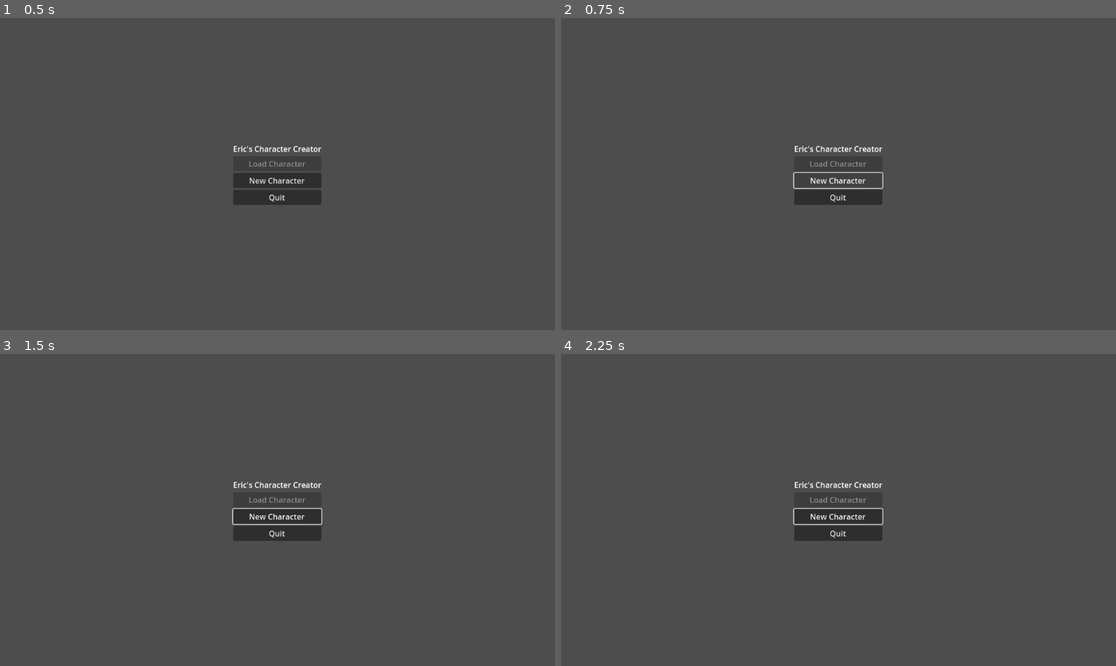
Above: before the commit, frames 1-4 (two rows, left to right).
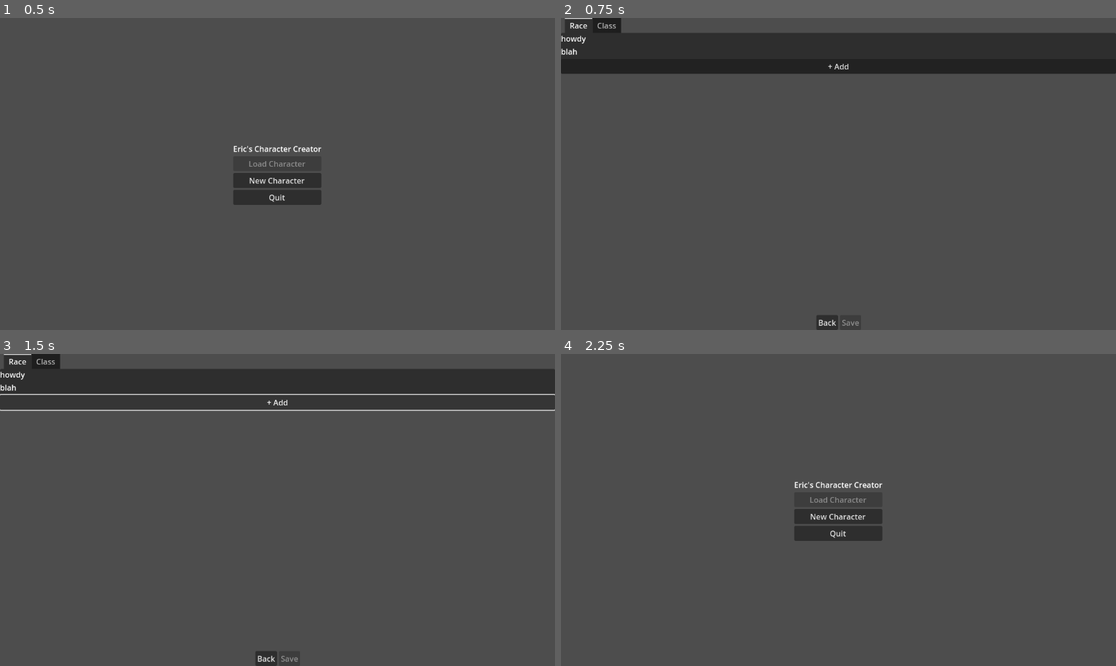
Above: after the commit, the same moments.

Repository: eodomo/Eric-s-Character-Creator
Game: Godot game, scene res://Scenes/main_menu.tscn
The game is run twice, just before and just after one commit, with the same random seed, the same clock (stepped at 60 frames per second) and the same inputs.
Inputs (mouse positions are in pixels of both pictures, inside the frame that each line leads up to):
- Up to frame 1 (0.5 s): no input
- Up to frame 2 (0.75 s): click "New Character" at 0.5 s
- Up to frame 3 (1.5 s): click (277, 403) at 1.25 s, where only the run after the commit has a clickable "+ Add"
- Up to frame 4 (2.25 s): click (827, 659) at 2 s, where only the run after the commit has a clickable "Back"

Frame 1 is identical in both runs. In frame 2, 15% of the frame differs, in the area x 0-100%, y 0-100%; in frame 3, 11%; in frame 4, 0.1%.

Commit message:
add new character scene

Diff:
--- a/Scenes/main_menu.tscn
+++ b/Scenes/main_menu.tscn
@@ -66,4 +66,5 @@
 text = "Quit"
 
 [connection signal="pressed" from="AspectRatioContainer/CenterContainer/VBoxContainer/LoadCharacterButton" to="." method="_on_load_character_button_pressed"]
+[connection signal="pressed" from="AspectRatioContainer/CenterContainer/VBoxContainer/NewCharacterButton" to="." method="_on_new_character_button_pressed"]
 [connection signal="pressed" from="AspectRatioContainer/CenterContainer/VBoxContainer/QuitButton" to="." method="_on_quit_button_pressed"]
--- /dev/null
+++ b/Scenes/new_character.tscn
@@ -0,0 +1,72 @@
+[gd_scene load_steps=2 format=3 uid="uid://breydukkc2w5q"]
+
+[ext_resource type="Script" path="res://Scripts/new_character.gd" id="1_8cbu6"]
+
+[node name="NewCharacter" type="Control"]
+layout_mode = 3
+anchors_preset = 15
+anchor_right = 1.0
+anchor_bottom = 1.0
+grow_horizontal = 2
+grow_vertical = 2
+script = ExtResource("1_8cbu6")
+
+[node name="TabContainer" type="TabContainer" parent="."]
+layout_mode = 1
+anchors_preset = 10
+anchor_right = 1.0
+offset_bottom = 116.0
+grow_horizontal = 2
+
+[node name="Race" type="VBoxContainer" parent="TabContainer"]
+layout_mode = 2
+
+[node name="Label" type="Label" parent="TabContainer/Race"]
+layout_mode = 2
+text = "howdy"
+
+[node name="Label2" type="Label" parent="TabContainer/Race"]
+layout_mode = 2
+text = "blah"
+
+[node name="AddRaceButton" type="Button" parent="TabContainer/Race"]
+layout_mode = 2
+text = "+ Add"
+
+[node name="Class" type="VBoxContainer" parent="TabContainer"]
+visible = false
+layout_mode = 2
+
+[node name="Button" type="Button" parent="TabContainer/Class"]
+layout_mode = 2
+text = "darn
+"
+
+[node name="MarginContainer" type="MarginContainer" parent="."]
+layout_mode = 1
+anchors_preset = 7
+anchor_left = 0.5
+anchor_top = 1.0
+anchor_right = 0.5
+anchor_bottom = 1.0
+offset_left = -46.5
+offset_top = -31.0
+offset_right = 46.5
+grow_horizontal = 2
+grow_vertical = 0
+size_flags_vertical = 8
+
+[node name="HBoxContainer" type="HBoxContainer" parent="MarginContainer"]
+layout_mode = 2
+alignment = 1
+
+[node name="BackButton" type="Button" parent="MarginContainer/HBoxContainer"]
+layout_mode = 2
+text = "Back"
+
+[node name="SaveButton" type="Button" parent="MarginContainer/HBoxContainer"]
+layout_mode = 2
+disabled = true
+text = "Save"
+
+[connection signal="pressed" from="MarginContainer/HBoxContainer/BackButton" to="." method="_on_back_button_pressed"]
--- a/Scripts/main_menu.gd
+++ b/Scripts/main_menu.gd
@@ -36,3 +36,7 @@
 			var button: Button = Button.new()
 			button.text = character
 			load_panel.get_node("LoadCharacterScrollContainer/VBoxContainer").add_child(button)
+
+func _on_new_character_button_pressed() -> void:
+	var new_character_scene: PackedScene = load("res://Scenes/new_character.tscn")
+	get_tree().change_scene_to_packed(new_character_scene)
--- /dev/null
+++ b/Scripts/new_character.gd
@@ -0,0 +1,6 @@
+extends Control
+
+
+func _on_back_button_pressed() -> void:
+    var main_menu_scene: PackedScene = load("res://Scenes/main_menu.tscn")
+    get_tree().change_scene_to_packed(main_menu_scene)
